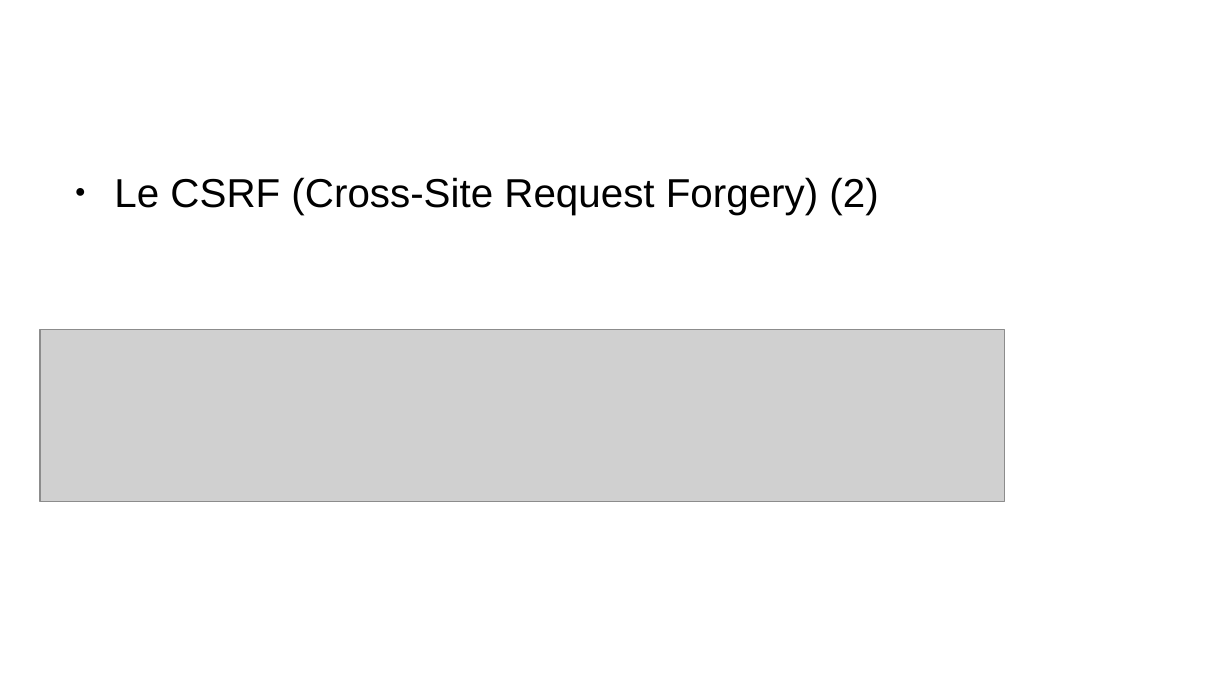
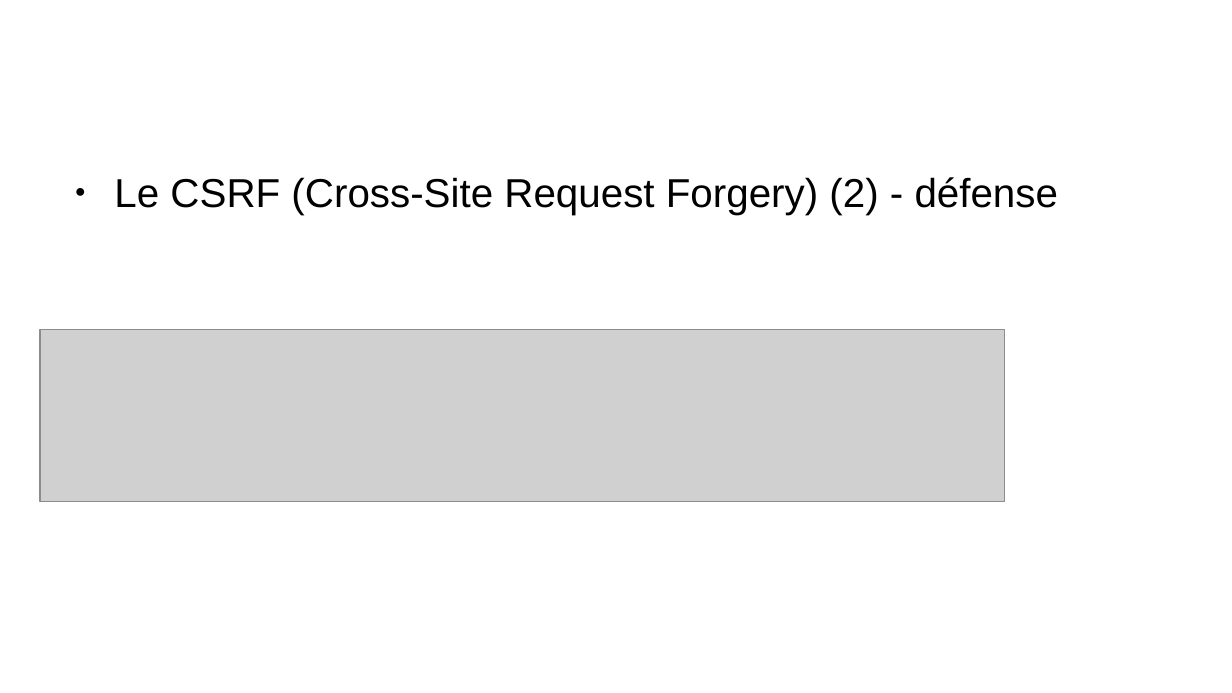
Before and after one commit to laurentpicardLP2/smartFitness, a slide deck: slide 17 of docs/oral/presOralSlideJeremy.odp. Drawn at 1232x693 pixels with LibreOffice and Linux fonts; fonts in the diff are those of the drawing; grey boxes stand for pictures; background and template pictures are left out. Boxes give left, top, right and bottom in pixels: in the first picture for what was removed or moved away, otherwise in the second. Text is boxed around its words. In the diff, an @@ line names an element or a change of style, - is before the commit and + after.

```diff
--- a/docs/oral/presOralSlideJeremy.odp
+++ b/docs/oral/presOralSlideJeremy.odp
@@ text at [170,177,1059,215]: text changed @@
-● Le CSRF (Cross-Site Request Forgery) (2)
+● Le CSRF (Cross-Site Request Forgery) (2) - défense
```
Also in this commit, not shown: 4 other slides changed, 3 slides added, 6 other files.
